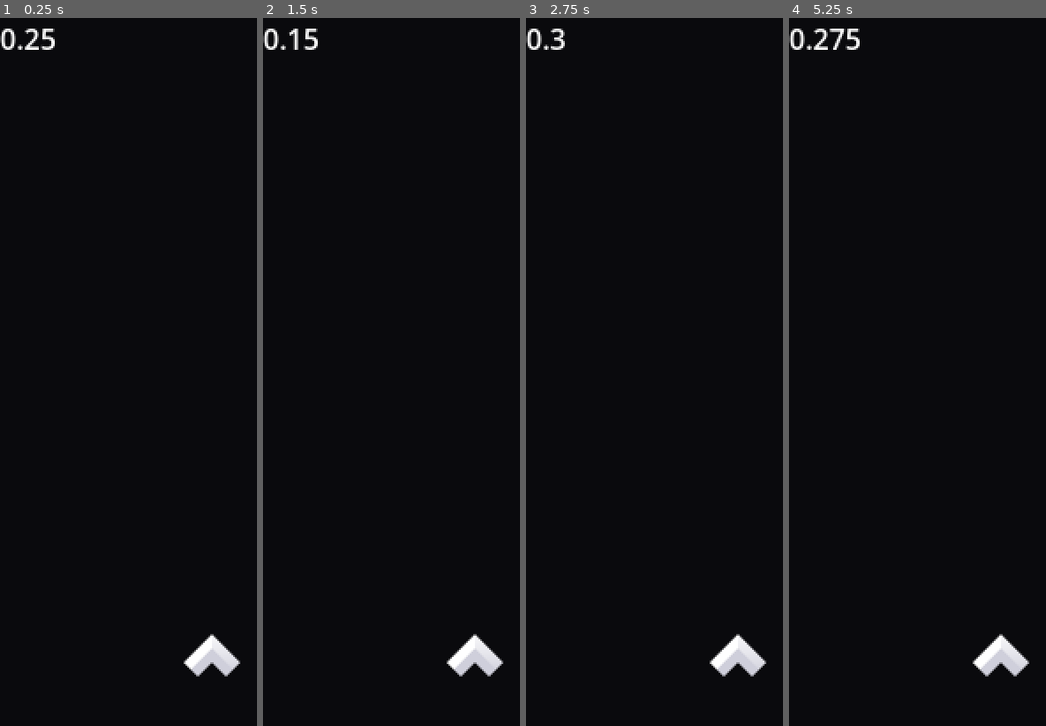
Above: before the commit, frames 1-4 (left to right).
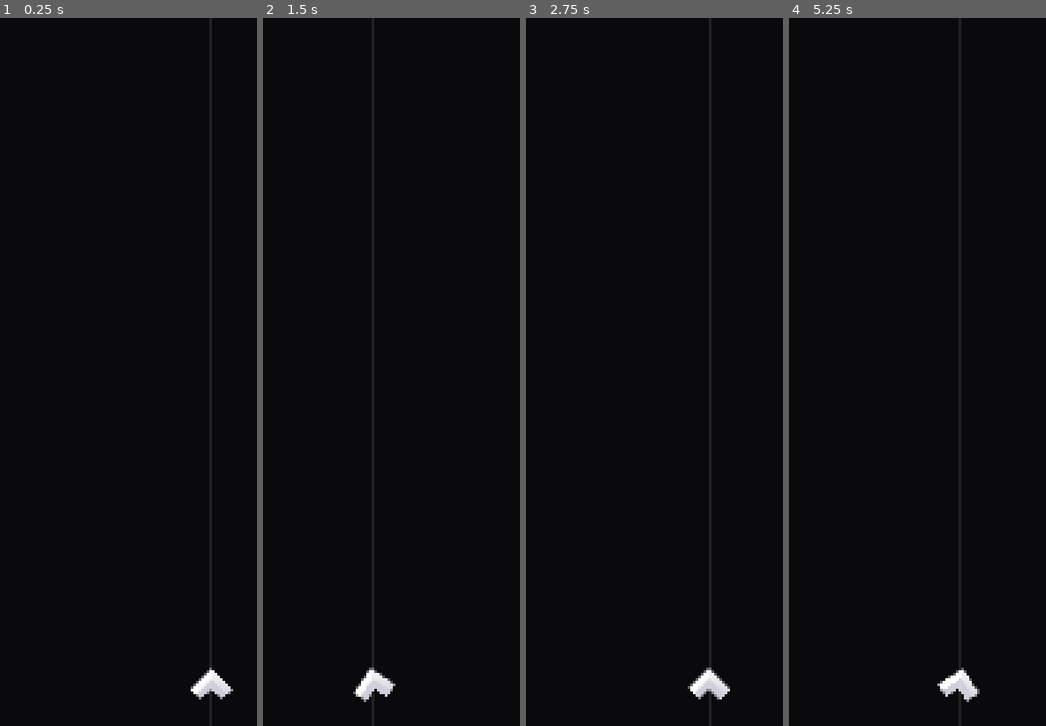
Above: after the commit, the same moments.

Repository: itsMapleLeaf/beat-breaker
Game: Godot game, scene res://game.tscn
The game is run twice, just before and just after one commit, with the same random seed, the same clock (stepped at 60 frames per second) and the same inputs.
Inputs (mouse positions are in pixels of both pictures, inside the frame that each line leads up to):
- Up to frame 1 (0.25 s): no input
- Up to frame 2 (1.5 s): tap Enter at 0.5 s; move the mouse to (outside the picture) at 0.52 s; tap Space at 1.25 s; move the mouse to (388, 407) at 1.27 s
- Up to frame 3 (2.75 s): tap Enter at 2 s; move the mouse to (780, 216) at 2.02 s
- Up to frame 4 (5.25 s): move the mouse to (979, 513) at 2.77 s; tap Space at 3.5, 5 s; move the mouse to (outside the picture) at 3.52 s; tap Enter at 4.25 s; move the mouse to (873, 265) at 4.27 s; move the mouse to (1022, 372) at 5.02 s

The runs differ from the first frame. In frame 1, 1.4% of the frame differs, in the area x 0-94%, y 1-97%; in frame 2, 1.4%; in frame 3, 1.4%; in frame 4, 1.5%.
Error before the commit: Parse Error: Expected identifier after "." for attribute access. (res://viewport_helper.gd:10)

Commit message:
mouse movement + a vertical guide line

Diff:
--- a/game.gd
+++ b/game.gd
@@ -1,24 +1,42 @@
 extends Node2D
+class_name Game
 
-@onready var player: Node2D = %Player
+@onready var player := %Player as Player
 @onready var debug_text: Label = %DebugText
+@onready var guide_line: Node2D = %GuideLine
 
-#@onready var playfield: Playfield = %Playfield
+@export var player_rotation_strength := 10.0
+@export_range(0, 50, 1) var edge_distance := 0
+@export_range(0, 2, 0.05) var sensitivity := 1.0
 
 var position_input := 0.5
+var first_mouse_input_processed := false
 
-func _ready() -> void:
-#	DisplayServer.mouse_set_mode(DisplayServer.MOUSE_MODE_CAPTURED)
-	pass
+var viewport_width: float:
+	get: return get_viewport_rect().size.x
+
+func _init() -> void:
+	DisplayServer.mouse_set_mode(DisplayServer.MOUSE_MODE_CAPTURED)
 
 func _process(delta: float) -> void:
-	var mouse_position := get_global_mouse_position()
-	var window := get_window()
-	var display_size := DisplayServer.screen_get_size(DisplayServer.get_primary_screen())
-	debug_text.text = str((mouse_position.x + window.position.x) / display_size.x)
+	guide_line.global_position = player.global_position
+	guide_line.queue_redraw()
 
 func _input(event: InputEvent) -> void:
-	print(event)
+	if event is InputEventMouseMotion:
+		# ignore the first mouse input, so the player position jump suddenly
+		if not first_mouse_input_processed:
+			first_mouse_input_processed = true
+			return
+
+		var prev_position_input := position_input
+		position_input = clampf(position_input + (event.relative.x / viewport_width) * sensitivity, 0, 1)
+
+		player.global_position.x = _get_playfield_x_position(position_input)
+		player.set_target_rotation((position_input - prev_position_input) * player_rotation_strength)
 
 	if event.is_action_pressed("ui_cancel"):
 		get_tree().quit()
+
+func _get_playfield_x_position(normal_position: float) -> float:
+	return lerpf(edge_distance, viewport_width - edge_distance, position_input)
--- a/game.tscn
+++ b/game.tscn
@@ -1,15 +1,24 @@
-[gd_scene load_steps=4 format=3 uid="uid://cakyxfve2gtms"]
+[gd_scene load_steps=5 format=3 uid="uid://cakyxfve2gtms"]
 
 [ext_resource type="Script" path="res://game.gd" id="1_p87gw"]
 [ext_resource type="PackedScene" uid="uid://b23yf1wanxwas" path="res://player.tscn" id="2_glxsf"]
 [ext_resource type="PackedScene" uid="uid://dg3wruc0bmmbc" path="res://viewport_helper.tscn" id="3_k4u7d"]
+[ext_resource type="PackedScene" uid="uid://dm8s4nqcrhp31" path="res://guide_line.tscn" id="4_lt2lj"]
 
 [node name="Game" type="Node2D"]
 script = ExtResource("1_p87gw")
+edge_distance = 15
+sensitivity = 0.7
+
+[node name="ViewportHelper" parent="." instance=ExtResource("3_k4u7d")]
+color = Color(0.231373, 0.180392, 0.407843, 1)
 
 [node name="Player" parent="." instance=ExtResource("2_glxsf")]
 unique_name_in_owner = true
-position = Vector2(120, 360)
+position = Vector2(80, 250)
+
+[node name="GuideLine" parent="." instance=ExtResource("4_lt2lj")]
+unique_name_in_owner = true
 
 [node name="CanvasLayer" type="CanvasLayer" parent="."]
 
@@ -17,6 +26,3 @@
 unique_name_in_owner = true
 offset_right = 40.0
 offset_bottom = 23.0
-
-[node name="ViewportHelper" parent="." instance=ExtResource("3_k4u7d")]
-color = Color(0.231373, 0.180392, 0.407843, 1)
--- /dev/null
+++ b/guide_line.gd
@@ -0,0 +1,13 @@
+@tool
+extends Node2D
+
+@export_range(0, 1, 0.05) var opacity: float
+
+func _draw() -> void:
+	var viewport_rect := get_viewport_rect()
+	draw_line(
+		Vector2(0, -global_position.y),
+		Vector2(0, viewport_rect.size.y - global_position.y),
+		Color(1, 1, 1, opacity),
+		1
+	)
--- /dev/null
+++ b/guide_line.tscn
@@ -0,0 +1,7 @@
+[gd_scene load_steps=2 format=3 uid="uid://dm8s4nqcrhp31"]
+
+[ext_resource type="Script" path="res://guide_line.gd" id="1_cy05u"]
+
+[node name="GuideLine" type="Node2D"]
+script = ExtResource("1_cy05u")
+opacity = 0.1
--- /dev/null
+++ b/player.gd
@@ -0,0 +1,15 @@
+extends Node2D
+class_name Player
+
+@export var rotation_stiffness := 15.0
+@export var rotation_drag := 15.0
+@export var rotation_limit := 2.0
+
+var _target_rotation := 0.0
+
+func set_target_rotation(new_target_rotation: float) -> void:
+	_target_rotation = clampf(new_target_rotation, -rotation_limit, rotation_limit)
+
+func _process(delta: float) -> void:
+	rotation = lerpf(rotation, _target_rotation, delta * rotation_stiffness)
+	_target_rotation = lerpf(_target_rotation, 0, delta * rotation_drag)
--- a/player.tscn
+++ b/player.tscn
@@ -1,20 +1,11 @@
 [gd_scene load_steps=3 format=3 uid="uid://b23yf1wanxwas"]
 
 [ext_resource type="Texture2D" uid="uid://ba5uiwlhiotte" path="res://resources/kenney_simple-space/PNG/Default/ship_A.png" id="1_i0lb2"]
-
-[sub_resource type="GDScript" id="GDScript_rsbd0"]
-script/source = "extends Node2D
-class_name Player
-
-var target_rotation := 0.0
-
-func _process(delta: float) -> void:
-	rotation = lerpf(rotation, target_rotation, delta * 10)
-	target_rotation = lerpf(target_rotation, 0.0, delta)
-"
+[ext_resource type="Script" path="res://player.gd" id="1_iu6f5"]
 
 [node name="Player" type="Node2D"]
-script = SubResource("GDScript_rsbd0")
+script = ExtResource("1_iu6f5")
 
 [node name="ShipA" type="Sprite2D" parent="."]
+scale = Vector2(0.5, 0.5)
 texture = ExtResource("1_i0lb2")
--- a/project.godot
+++ b/project.godot
@@ -20,7 +20,7 @@
 window/size/viewport_width=480
 window/size/viewport_height=800
 window/stretch/mode="viewport"
-window/stretch/scale=2.0
+window/stretch/scale=3.0
 window/handheld/orientation=1
 
 [input]
--- a/viewport_helper.gd
+++ b/viewport_helper.gd
@@ -6,9 +6,6 @@
 		color = value
 		queue_redraw()
 
-func _ready() -> void:
-	ProjectSettings.
-
 func _draw() -> void:
 	if Engine.is_editor_hint():
 		var viewport_width := ProjectSettings.get("display/window/size/viewport_width") as float
